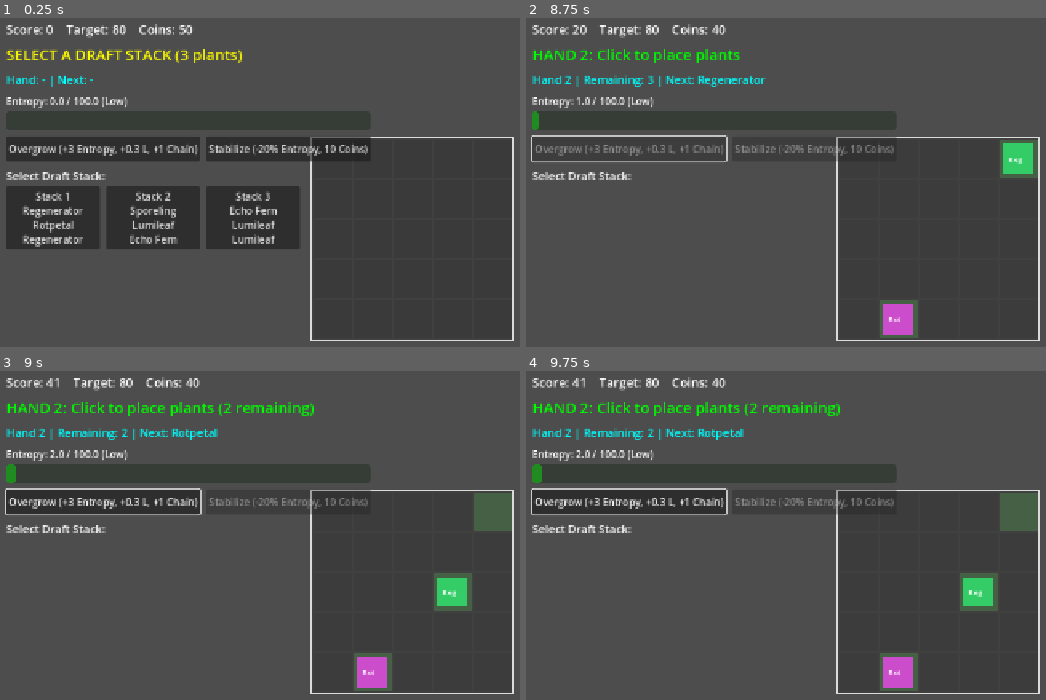
Above: before the commit, frames 1-4 (two rows, left to right).
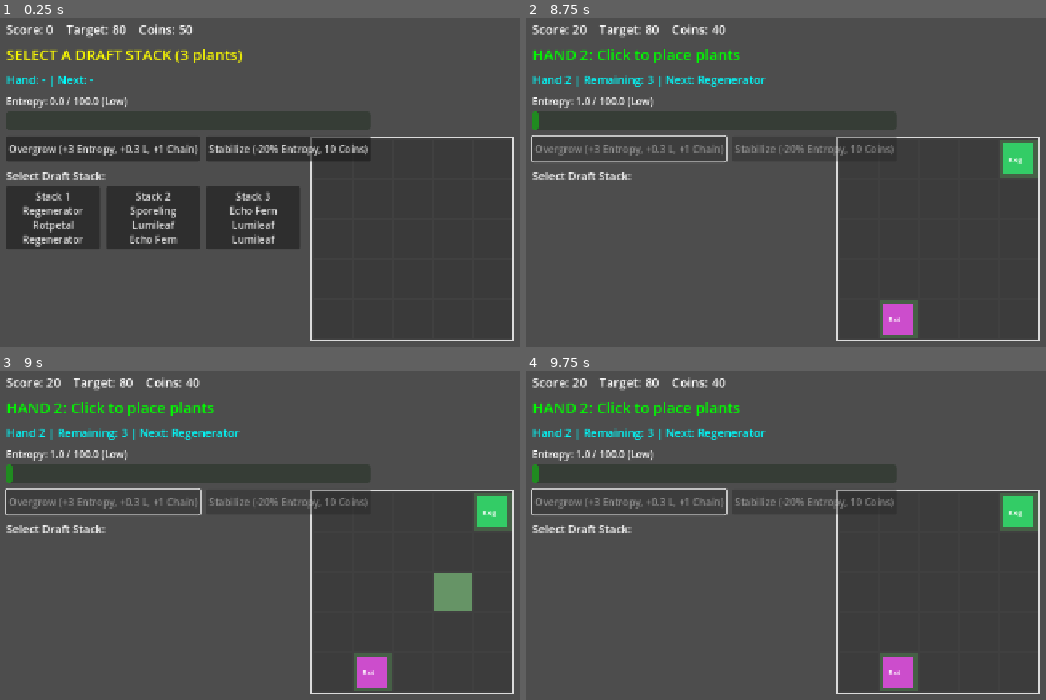
Above: after the commit, the same moments.

Repository: missgun03/garden-of-odds
Game: Godot game, scene res://scenes/Main.tscn
Two runs of this game, one before a commit and one after it. Both use one fixed random seed, a clock stepped at 60 frames per second and the inputs below.
Inputs (mouse positions are in pixels of both pictures, inside the frame that each line leads up to):
- Up to frame 1 (0.25 s): no input
- Up to frame 2 (8.75 s): click "Overgrow (+3 Entropy, +0.3 L,…" at 0.5 s; click "Stabilize (-20% Entropy, 10 C…" at 1.25 s; click "Stack 1 Regenerator Rotpetal …" at 2 s; tap Enter at 2.75, 3.5, 4.25, 5.75, 7.25, 8 s; move the mouse to (outside the picture) at 2.77 s; click (outside the picture) at 2.92 s; move the mouse to (765, 261) at 3.52 s; click (765, 261) at 3.67 s; move the mouse to (1004, 139) at 4.27 s; click (1004, 139) at 4.42 s; click "Overgrow (+3 Entropy, +0.3 L,…" at 5 s; move the mouse to (884, 330) at 5.77 s; click (884, 330) at 5.92 s; click "Overgrow (+3 Entropy, +0.3 L,…" at 6.5 s; move the mouse to (outside the picture) at 7.27 s; click (outside the picture) at 7.42 s; move the mouse to (687, 172) at 8.02 s; click (687, 172) at 8.17 s
- Up to frame 3 (9 s): move the mouse to (442, 591) at 8.77 s; click (442, 591) at 8.92 s
- Up to frame 4 (9.75 s): move the mouse to (806, 479) at 9.52 s; click (806, 479) at 9.67 s

Frames 1-2 are identical in both runs. In frame 3, 2.4% of the frame differs, in the area x 1-98%, y 2-73%; in frame 4, 2.4%.

Commit message:
fix: Prevent double-placement bug when clicking rapidly
Fixed error: "Can't add child, already has a parent"

Board.gd:
- Added check: if plant.get_parent() != null before add_child()
- Returns false and error if plant already has a parent
- Prevents crash when trying to place same plant twice

Main.gd:
- Added is_placing_plant flag to prevent concurrent placement
- Guards _try_place_plant_at_mouse() against rapid double-clicks
- Only advances hand index if placement succeeds
- Resets flag after placement attempt (success or fail)

Root cause: User clicking very fast could call get_next_plant_to_place()
twice before advance_plant_index() executes, causing same plant instance
to be placed multiple times.

Fix ensures each plant can only be placed once.

Diff:
--- a/scripts/Board.gd
+++ b/scripts/Board.gd
@@ -86,6 +86,11 @@
 		push_error("Board.place_plant: Position %s already occupied" % pos)
 		return false
 
+	# ตรวจสอบว่าพืชมี parent อยู่แล้วหรือไม่
+	if plant.get_parent() != null:
+		push_error("Board.place_plant: Plant %s already has a parent (already placed)" % plant.plant_name)
+		return false
+
 	# วางพืช
 	grid[pos] = plant
 	plant.grid_pos = pos
--- a/scripts/Main.gd
+++ b/scripts/Main.gd
@@ -19,6 +19,7 @@
 var current_season: int = 1
 var stages_data: Dictionary = {}
 var selected_plant_to_place: Dictionary = {}
+var is_placing_plant: bool = false  # ป้องกัน double-click
 
 func _ready() -> void:
 	print("Main: _ready() started")
@@ -262,6 +263,12 @@
 
 ## วางพืชที่ตำแหน่ง mouse
 func _try_place_plant_at_mouse(mouse_pos: Vector2) -> void:
+	# ป้องกัน double-click
+	if is_placing_plant:
+		return
+
+	is_placing_plant = true
+
 	# แปลง screen mouse position -> board local position
 	# mouse_pos จาก event.position เป็น viewport position
 	# ต้องแปลงเป็น global position ก่อน แล้วค่อยแปลงเป็น local ของ board
@@ -272,25 +279,33 @@
 	print("Mouse: %s -> Board local: %s -> Grid: %s" % [mouse_pos, board_local_pos, grid_pos])
 
 	if not board.is_position_valid(grid_pos):
+		is_placing_plant = false
 		return
 
 	if not board.is_position_empty(grid_pos):
+		is_placing_plant = false
 		return
 
 	# ดึงพืชจาก hand
 	var plant = season_manager.get_next_plant_to_place()
 	if not plant:
 		push_warning("No plant available in hand to place")
+		is_placing_plant = false
 		return
 
 	print("Placing plant: %s" % plant.plant_name)
 
 	# วางพืช
-	board.place_plant(plant, grid_pos)
-
-	# อัพเดท hand state
-	season_manager.advance_plant_index()
-	season_manager.place_plant_in_hand()
-
-	# อัพเดท HUD
-	hud.update_hand_info()
+	var success = board.place_plant(plant, grid_pos)
+
+	if success:
+		# อัพเดท hand state
+		season_manager.advance_plant_index()
+		season_manager.place_plant_in_hand()
+
+		# อัพเดท HUD
+		hud.update_hand_info()
+	else:
+		push_error("Failed to place plant: %s" % plant.plant_name)
+
+	is_placing_plant = false
